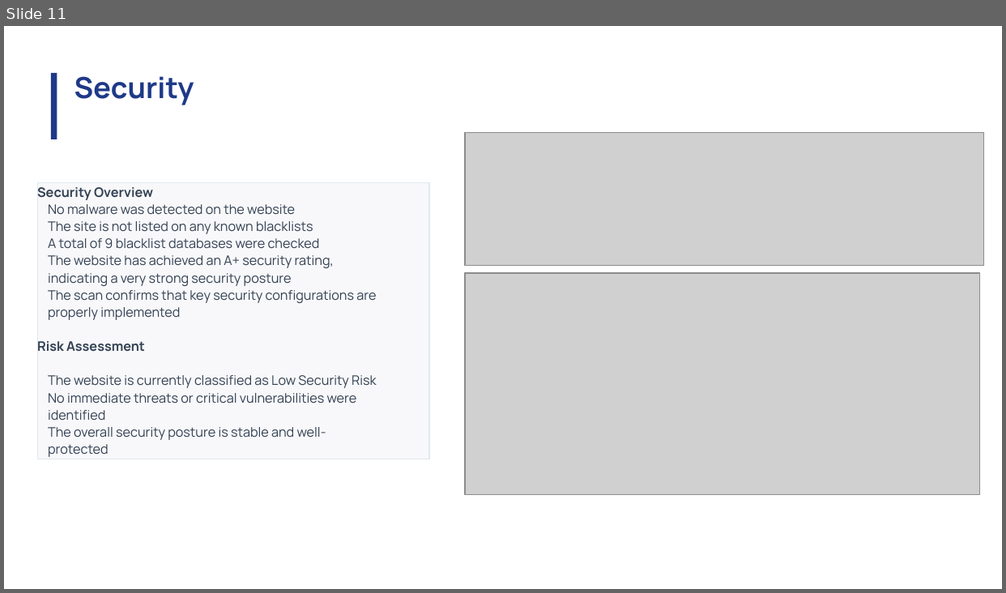
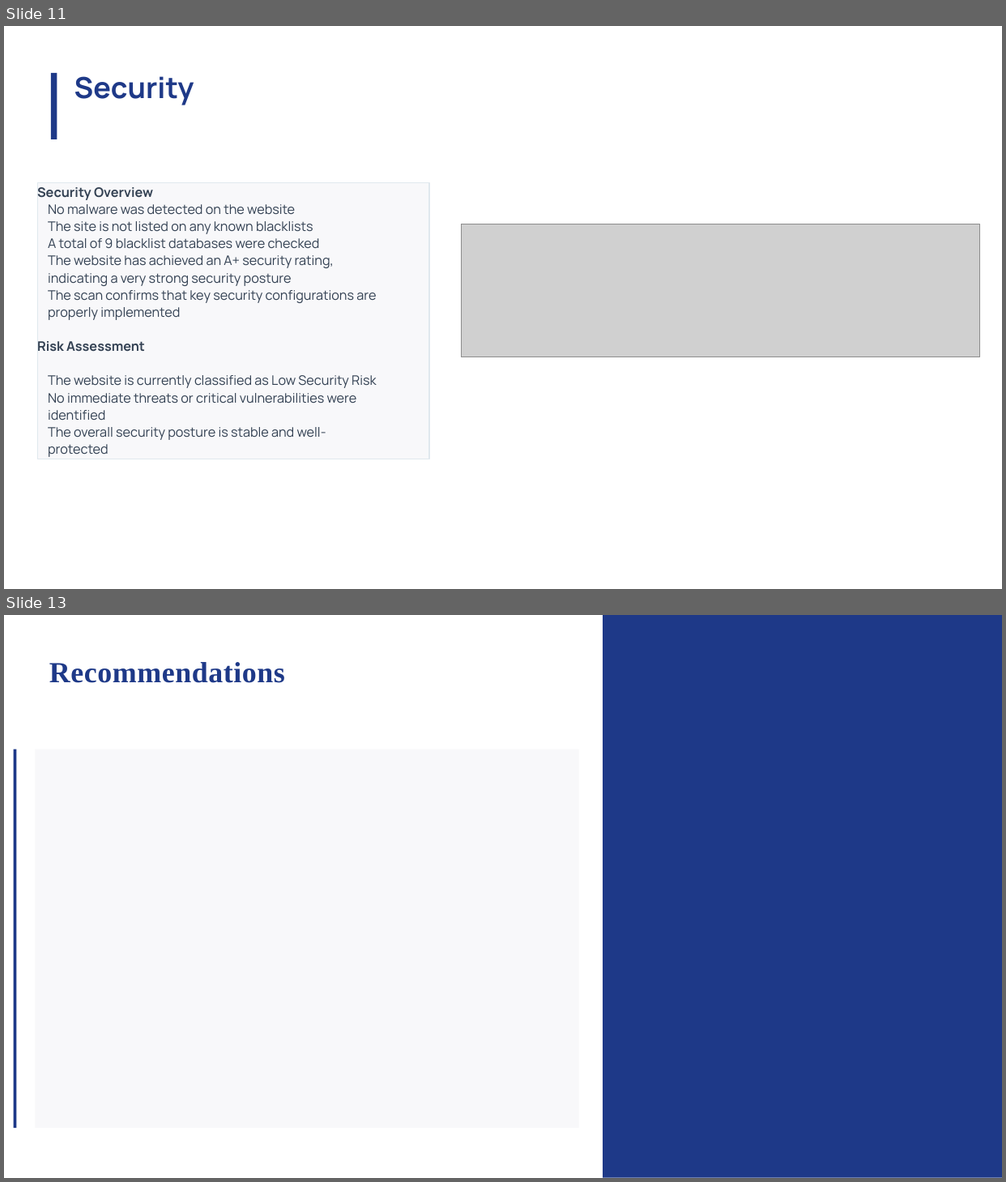
Before and after one commit to Rakinzi/reports, a slide deck: src/reports/report-templates/june-2026/bancabc-29-June-2026.pptx. Shown one above the other, each under a label of ours: slide 11 before the commit, slides 11 and 13 after it; the slides between them are not shown. The pictures are 1006x593 and 1006x1182 pixels, drawn with LibreOffice and Linux fonts; fonts in the diff are those of the drawing; grey boxes stand for pictures. Boxes give left, top, right and bottom in pixels: in the first picture for what was removed or moved away, otherwise in the second. Text is boxed around its words. In the diff, an @@ line names an element or a change of style, - is before the commit and + after.

```diff
--- a/src/reports/report-templates/june-2026/bancabc-29-June-2026.pptx
+++ b/src/reports/report-templates/june-2026/bancabc-29-June-2026.pptx
@@ slide 13 added at <box>4,615,1002,1178</box>, background #FFFFFF @@
@@ freeform shape added at <box>603,615,1002,1178</box>, fill #1E3988 @@
@@ title added at <box>49,662,285,683</box>, 21 pt, text #1E3988, bold @@
+Recommendations
@@ freeform shape added at <box>13,749,16,1127</box>, fill #1E3988 @@
@@ freeform shape added at <box>35,749,579,1127</box>, fill #F8F8FA @@
@@ slide 11 changed as well @@
@@ picture: place and size @@
-picture at <box>465,133,984,266</box>
+picture at <box>461,224,980,357</box>
@@ picture removed at <box>465,274,980,495</box> @@
```
Also in this commit, not shown: 9 other slides changed, 3 other slides added, 1 slide removed, 20 other files.
